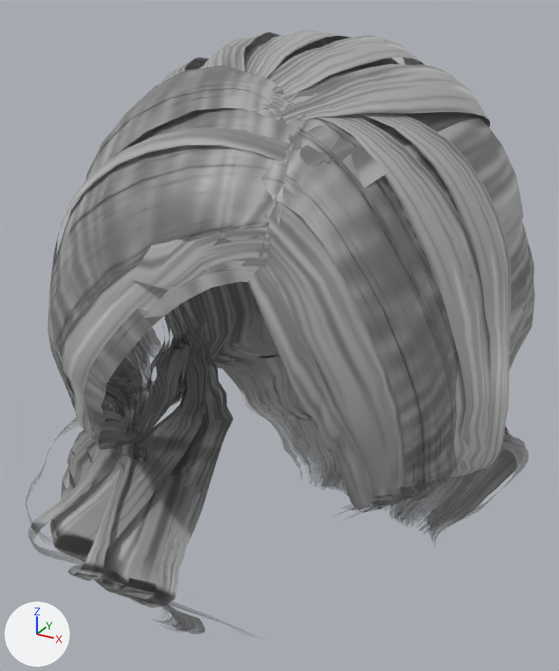
A saved change to the glTF model public/models/daz_hair_halfup_princess.glb.
Camera for both pictures: a camera (50 mm lens) standing at (0.145, -0.283, 0.15) and looking at (-0.019, 0.016, 0.001). Arrows for +X, +Y and +Z are at lower left; the lights stay in place. The picture after the commit comes second. Vertices at exactly the same position are counted once.

The older version as bpy lines, for what is in view:
```python
me_daz_hair_halfup_princess = bpy.data.meshes.new('daz_hair_halfup_princess')
me_daz_hair_halfup_princess.from_pydata(...)  # 6739 vertices, 8801 faces; spans x -0.121..0.096, y -0.106..0.141, z -0.146..0.138
me_daz_hair_halfup_princess.materials.append(mat_daz_hair_halfup_princess_mat)  # picture img_daz_hair_halfup_princess_tex
ob_daz_hair_halfup_princess = bpy.data.objects.new('daz_hair_halfup_princess', me_daz_hair_halfup_princess)
ob_daz_hair_halfup_princess.location = (0.0, 0.0, 0.0)
```
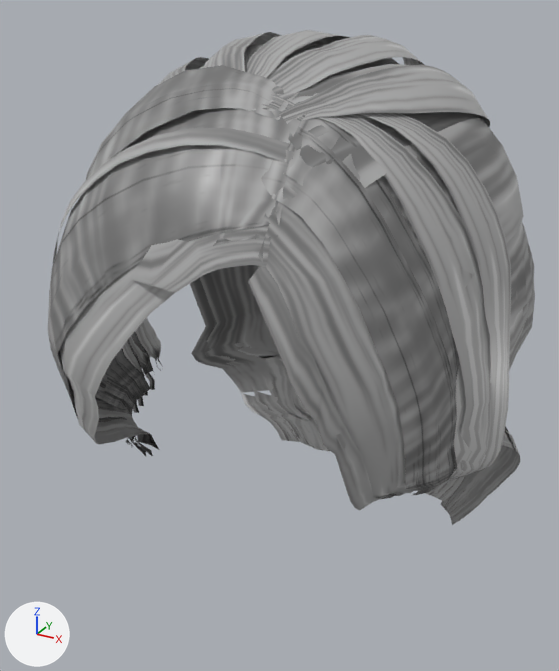
Changed parts and their boxes [x1, y1, x2, y2] in the pictures (559 x 671 px; the box of a moved part takes in the faces that stretch with it):
'daz_hair_halfup_princess', reshaped (18% shorter)
    before: [25, 30, 535, 634]
    after: [48, 30, 535, 525]
part 1 of me_daz_hair_halfup_princess, deleted (mostly hidden)
    before: [503, 435, 525, 463]
part 2 of me_daz_hair_halfup_princess, deleted
    before: [461, 441, 529, 520]
part 3 of me_daz_hair_halfup_princess, deleted
    before: [84, 261, 260, 461]
part 4 of me_daz_hair_halfup_princess, cut back
    before: [25, 285, 233, 634]
    after: [102, 353, 159, 456]
part 5 of me_daz_hair_halfup_princess, moved or reshaped
    before: [362, 452, 479, 513]
    after: [380, 477, 459, 499]
part 6 of me_daz_hair_halfup_princess, deleted
    before: [282, 440, 452, 542]
part 7 of me_daz_hair_halfup_princess, edited (looks the same)
    both: [48, 30, 535, 525]

Diff of the bpy script that builds the scene:
```diff
--- a/public/models/daz_hair_halfup_princess.glb.py
+++ b/public/models/daz_hair_halfup_princess.glb.py
@@ mat_daz_hair_halfup_princess_mat_1 @@
+mat_daz_hair_halfup_princess_mat_1 = bpy.data.materials.new('daz_hair_halfup_princess_mat')
+# uses the picture img_daz_hair_halfup_princess_tex
@@ me_daz_hair_halfup_princess @@
 # used by ob_daz_hair_halfup_princess; location = (0.0, 0.0, 0.0)
-me_daz_hair_halfup_princess.from_pydata(...)  # 6739 vertices, 8801 faces; spans x -0.121..0.096, y -0.106..0.141, z -0.146..0.138
+me_daz_hair_halfup_princess.from_pydata(...)  # 5034 vertices, 6753 faces; spans x -0.104..0.096, y -0.105..0.141, z -0.107..0.138
+# me_daz_hair_halfup_princess part 1: the loose piece of 74 vertices spanning x 0.054..0.092, y -0.005..0.073, z -0.12..0.011 is deleted
+# me_daz_hair_halfup_princess part 2: the loose piece of 74 vertices spanning x 0.058..0.095, y -0.011..0.067, z -0.118..0.012 is deleted
+# me_daz_hair_halfup_princess part 3: the loose piece of 62 vertices spanning x -0.065..0.034, y -0.106..-0.041, z -0.054..0.075 is deleted
+# me_daz_hair_halfup_princess part 4: 118 vertices moved from x -0.099..-0.058, y -0.058..0.008, z -0.054..-0.026 to x -0.099..-0.058, y -0.056..0.009, z -0.054..-0.026; 1154 vertices removed from x -0.121..0.014, y -0.09..0.057, z -0.146..0.059; 53 vertices added at x -0.094..-0.062, y -0.041..0.006, z -0.052..-0.028
+# me_daz_hair_halfup_princess part 5: 115 vertices moved from x 0.041..0.086, y -0.048..0.011, z -0.048..-0.026 to x 0.042..0.086, y -0.046..0.011, z -0.048..-0.026; 63 vertices removed from x 0.042..0.079, y -0.05..-0.008, z -0.046..0.012; 31 vertices added at x 0.051..0.078, y -0.028..-0.003, z -0.046..-0.027
+# me_daz_hair_halfup_princess part 6: 317 vertices removed from x -0.052..0.06, y 0.053..0.112, z -0.127..-0.088
+# me_daz_hair_halfup_princess part 7: 6608 faces spanning x -0.104..0.096, y -0.105..0.141, z -0.107..0.138 switch from mat_daz_hair_halfup_princess_mat (picture img_daz_hair_halfup_princess_tex) to mat_daz_hair_halfup_princess_mat_1
+# other edits to the shape of me_daz_hair_halfup_princess do not show in these pictures
```
